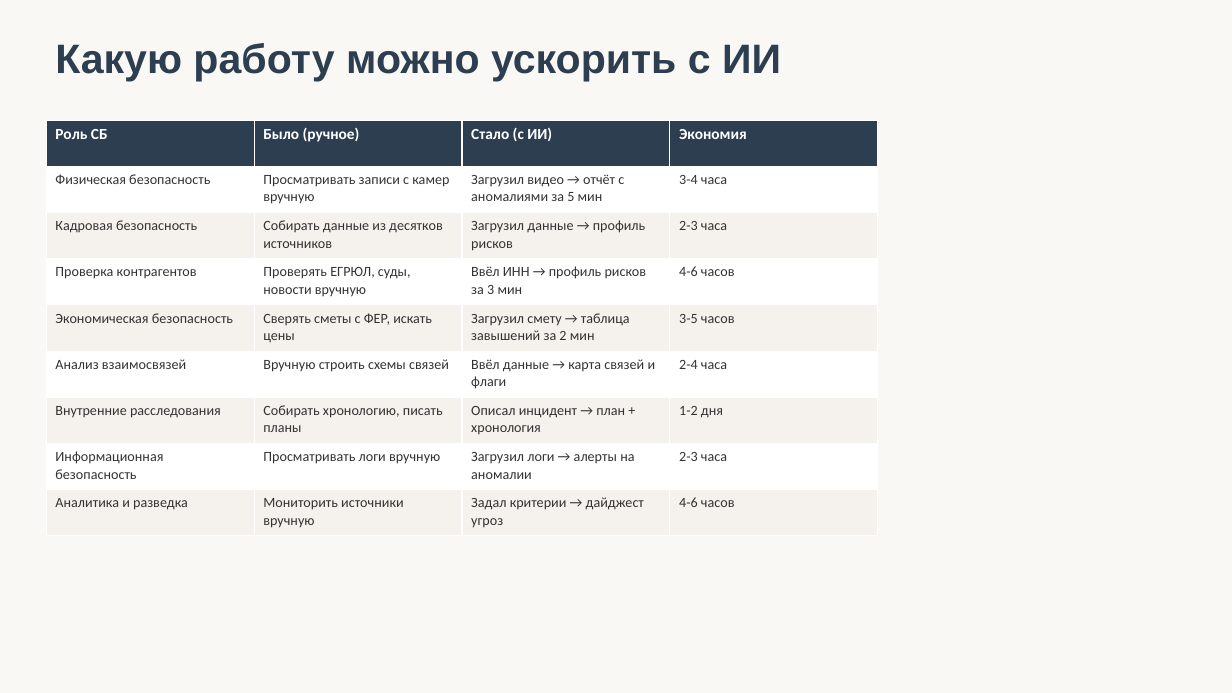
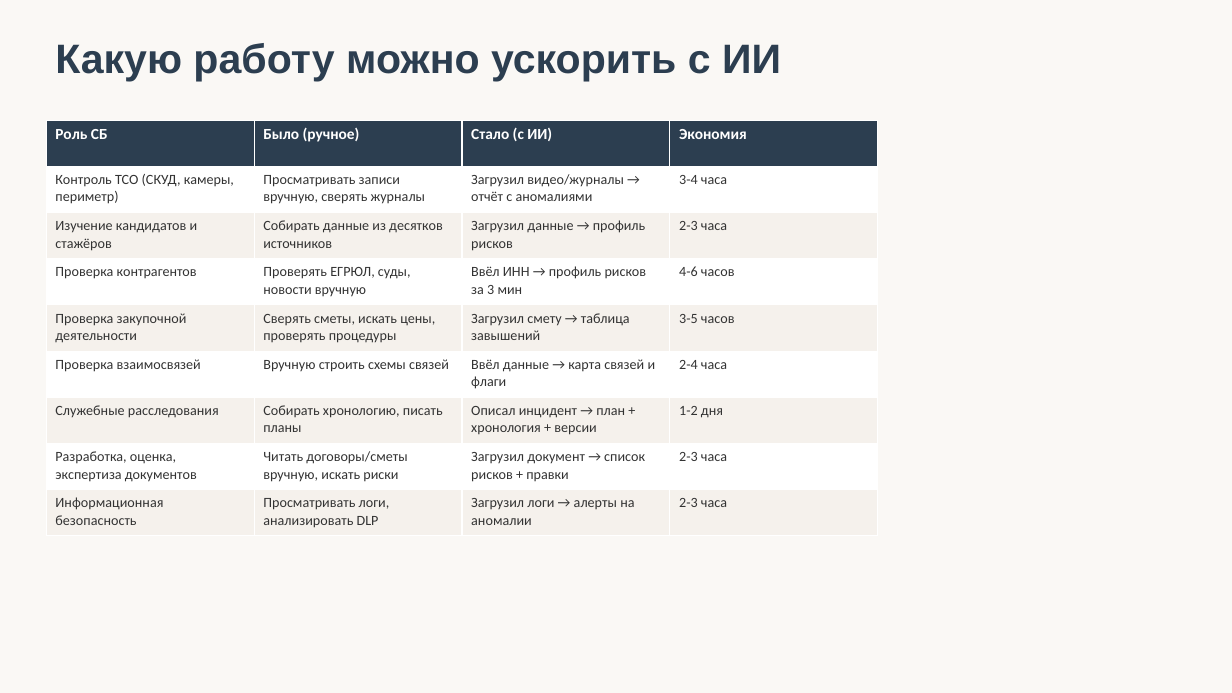
Before and after one commit to kimicito/delo-tech-skill, a slide deck: slide 3 of projects/ai-training-course/03-security/lesson-1-security.pptx. Drawn at 1232x693 pixels with LibreOffice and Linux fonts; fonts in the diff are those of the drawing. Boxes give left, top, right and bottom in pixels: in the first picture for what was removed or moved away, otherwise in the second. Text is boxed around its words. In the diff, an @@ line names an element or a change of style, - is before the commit and + after.

```diff
--- a/projects/ai-training-course/03-security/lesson-1-security.pptx
+++ b/projects/ai-training-course/03-security/lesson-1-security.pptx
@@ table at [46,120,878,536] @@
-row 2: Физическая безопасность | Просматривать записи с камер вручную | Загрузил видео → отчёт с аномалиями за 5 мин | 3-4 часа
+row 2: Контроль ТСО (СКУД, камеры, периметр) | Просматривать записи вручную, сверять журналы | Загрузил видео/журналы → отчёт с аномалиями | 3-4 часа
-row 3, column 1: Кадровая безопасность
+row 3, column 1: Изучение кандидатов и стажёров
-row 5: Экономическая безопасность | Сверять сметы с ФЕР, искать цены | Загрузил смету → таблица завышений за 2 мин | 3-5 часов
+row 5: Проверка закупочной деятельности | Сверять сметы, искать цены, проверять процедуры | Загрузил смету → таблица завышений | 3-5 часов
-row 6, column 1: Анализ взаимосвязей
+row 6, column 1: Проверка взаимосвязей
-row 7, column 1: Внутренние расследования
+row 7, column 1: Служебные расследования
-row 7, column 3: Описал инцидент → план + хронология
+row 7, column 3: Описал инцидент → план + хронология + версии
-row 8: Информационная безопасность | Просматривать логи вручную | Загрузил логи → алерты на аномалии | 2-3 часа
+row 8: Разработка, оценка, экспертиза документов | Читать договоры/сметы вручную, искать риски | Загрузил документ → список рисков + правки | 2-3 часа
-row 9: Аналитика и разведка | Мониторить источники вручную | Задал критерии → дайджест угроз | 4-6 часов
+row 9: Информационная безопасность | Просматривать логи, анализировать DLP | Загрузил логи → алерты на аномалии | 2-3 часа
```
Also in this commit, not shown: 9 other slides changed, 2 other files.
